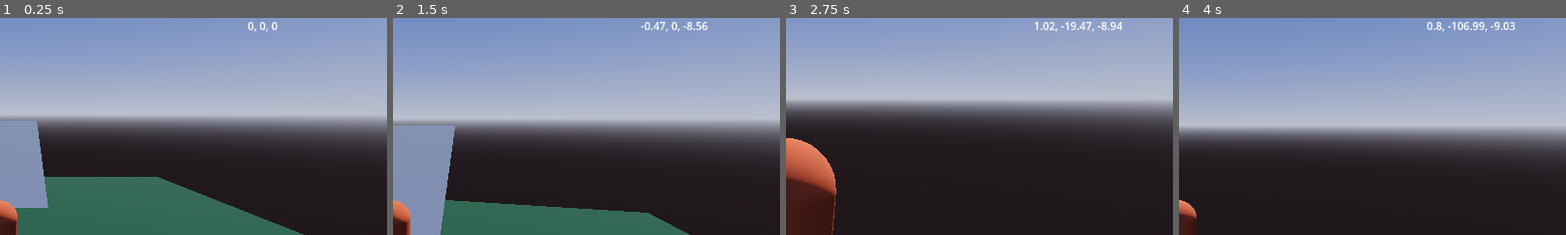
Above: before the commit, frames 1-4 (left to right).
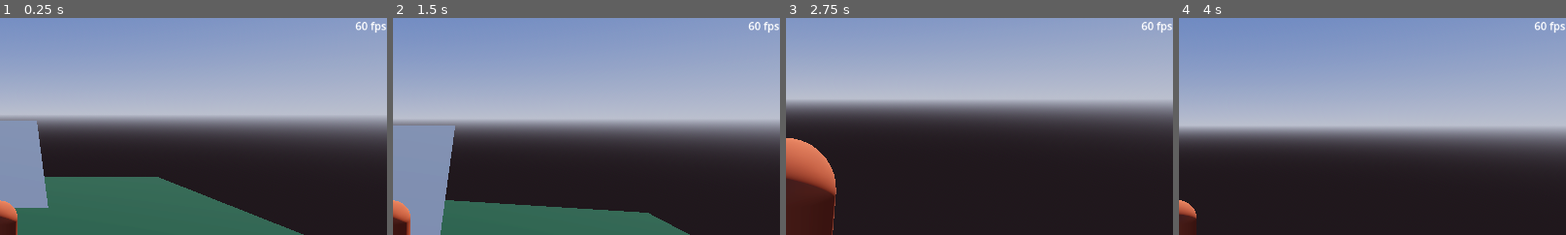
Above: after the commit, the same moments.

Repository: Grantallkotten/my-game
Game: Godot game, scene res://scene.tscn
Same seed, same stepped clock (60 frames per second), same inputs: the game is played once before the commit and once after it.
Inputs (mouse positions are % of the whole screen's width and height, from its top left):
- Up to frame 1 (0.25 s): no input
- Up to frame 2 (1.5 s): tap Enter at 0.5 s; move the mouse to (55, 50) at 0.52 s; press the mouse at (55, 50) at 0.53 s; hold W (move_forward) from 0.53 s (still down); tap Space (jump) at 0.77 s; move the mouse to (45, 50) at 1.27 s; release the mouse at (45, 50) at 1.28 s; click (45, 50) at 1.35 s
- Up to frame 3 (2.75 s): keep holding W (move_forward); tap Space (jump) at 1.52 s; move the mouse to (52, 48) at 2.02 s; press the mouse at (52, 48) at 2.03 s
- Up to frame 4 (4 s): keep holding W (move_forward); move the mouse to (49, 52) at 2.77 s; release the mouse at (49, 52) at 2.78 s; click (49, 52) at 2.85 s; tap Space (jump) at 3.02, 3.77 s; move the mouse to (57, 51) at 3.52 s; press the mouse at (57, 51) at 3.53 s
The pictures show only the part of the screen within x 50-100%, y 0-50%; the shares and areas given below are measured in that part.

The runs differ from the first frame. In frame 1, 0.3% of the frame differs, in the area x 64-100%, y 1-7%; in frame 2, 0.5%; in frame 3, 0.5%; in frame 4, 0.6%.

Commit message:
Added fps label to hud

Diff:
--- a/player/player.gd
+++ b/player/player.gd
@@ -1,7 +1,8 @@
 extends CharacterBody3D
 
 @onready var position_label: Label = $HUD/HUDArea/PositionLabel
-@onready var velocity_label: Label = $HUD/HUDArea/VelocityLabel
+@onready var fps_label: Label = $HUD/HUDArea/FPSLabel
+
 
 @onready var camera: Camera3D = $CameraPivot/PitchPivot/Camera3D
 @onready var camera_pivot: Node3D = $CameraPivot
@@ -43,7 +44,7 @@
 
 func _process(delta: float) -> void:
 	_player_movment(delta)
-	_set_hud()
+	_set_hud(delta)
 
 	if Input.is_action_just_pressed("restart"):
 		restart_scene()
@@ -75,6 +76,6 @@
 func restart_scene():
 	get_tree().reload_current_scene()
 
-func _set_hud() -> void:
+func _set_hud(delta) -> void:
 	position_label.text = str(round(position.x * 100)/100.0) + ", " + str(round(position.y * 100)/100.0) + ", " + str(round(position.z * 100)/100.0)
-	velocity_label.text = str(round(velocity.x * 100)/100.0) + ", " + str(round(velocity.y * 100)/100.0) + ", " + str(round(velocity.z * 100)/100.0)
+	fps_label.text = str(round(1/delta)) + " fps"
--- a/player/player.tscn
+++ b/player/player.tscn
@@ -47,7 +47,7 @@
 offset_right = 207.0
 offset_bottom = 74.0
 
-[node name="VelocityLabel" type="Label" parent="HUD/HUDArea"]
+[node name="FPSLabel" type="Label" parent="HUD/HUDArea"]
 layout_mode = 1
 anchors_preset = 1
 anchor_left = 1.0
@@ -55,3 +55,4 @@
 offset_left = -207.0
 offset_bottom = 74.0
 grow_horizontal = 0
+horizontal_alignment = 2
